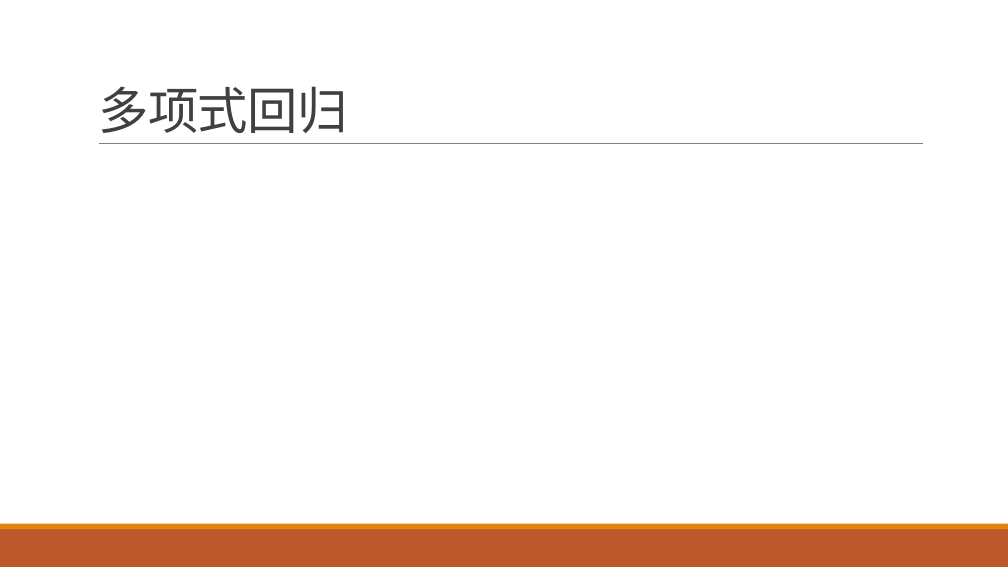
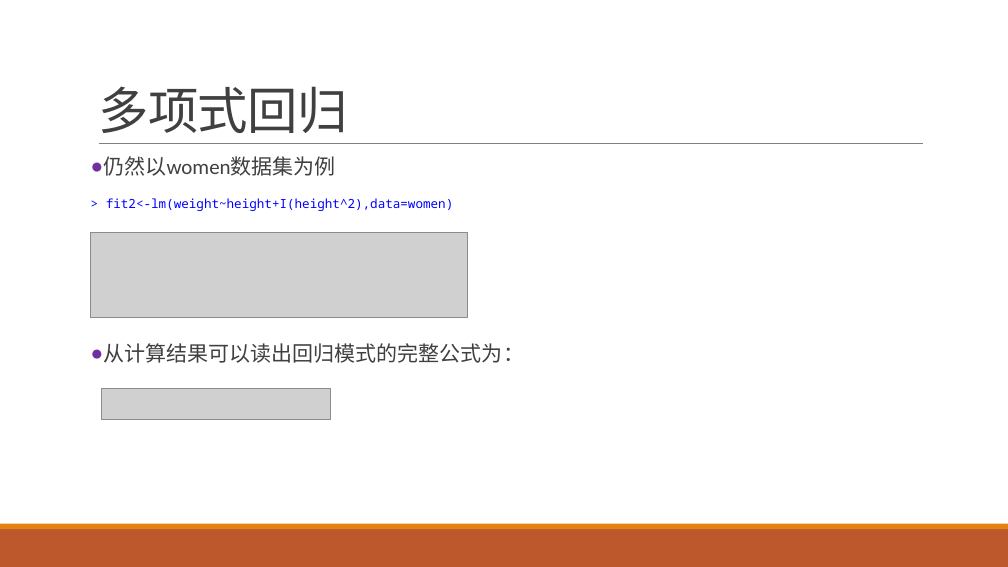
Before and after one commit to exoplanetX/DataAnalytics, a slide deck: slide 8 of 实验-7-预测.pptx. Drawn at 1008x567 pixels with LibreOffice and Linux fonts; fonts in the diff are those of the drawing; grey boxes stand for pictures. Boxes give left, top, right and bottom in pixels: in the first picture for what was removed or moved away, otherwise in the second. Text is boxed around its words. In the diff, an @@ line names an element or a change of style, - is before the commit and + after.

```diff
--- a/实验-7-预测.pptx
+++ b/实验-7-预测.pptx
@@ text added at bbox=[103, 156, 524, 363], 20 pt, text #404040 @@
+● 仍然以women数据集为例
+● 从计算结果可以读出回归模式的完整公式为：
@@ rectangle added at bbox=[91, 196, 460, 211], fill #FFFFFF, 12 pt, text #0000FF @@
+> fit2<-lm(weight~height+I(height^2),data=women)
@@ picture added at bbox=[91, 232, 468, 317] @@
@@ picture added at bbox=[102, 389, 330, 420] @@
```
Also in this commit, not shown: 1 other slide changed, 1 other file.
